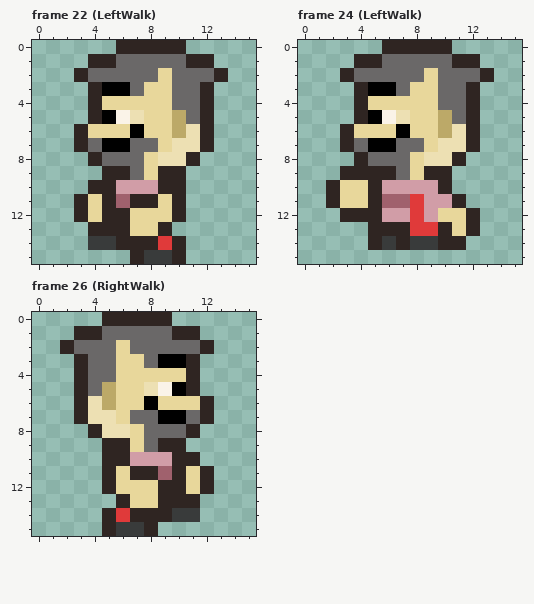
File history of a pixel-art file, Assets/Sprites/Character/16x16 Idle.aseprite. The picture above was drawn from the file before the commit.
16x16 pixels, 32 frames. Shown: frame 22 (LeftWalk), frame 24 (LeftWalk), frame 26 (RightWalk). The commit also changed other frames, which this record leaves out.
After the commit:
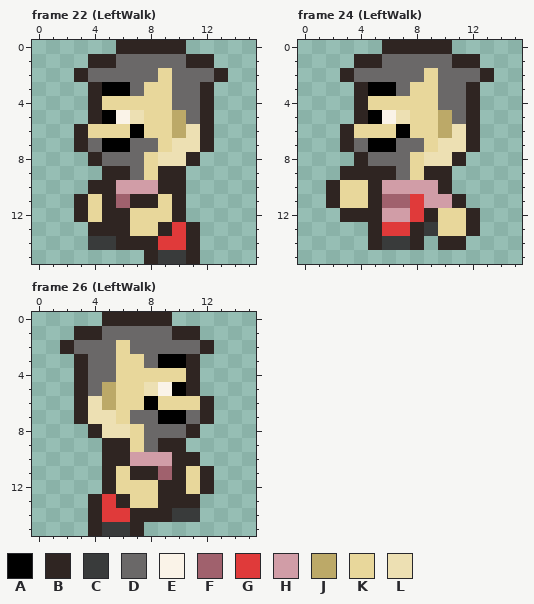
Palette (. is transparent): A #000000  B #2f2522  C #393b3b  D #6a6868  E #faf3e8  F #a0616d  G #e03a3a  H #d19da7  J #bca968  K #e8d79b  L #ede0b3
Commit message: CetusWalk Done, Starting Dialouge
What changed:
Frame 22 (LeftWalk):
There is now colour B in rows 13 to 15 at x 11.
The edit turns colour C into colour B in row 15 at x 8.
The edit turns colour B into colour C in row 15 at x 10.
There is now colour G in row 13 at x 10.
The edit turns colour B into colour G in row 14 at x 10.
The author cleared colour B in row 15 at x 7.
Frame 24 (LeftWalk):
The edit turns colour C into colour B in row 14 at x 8.
The edit turns colour G into colour B in row 13 at x 8.
The edit turns colour H into colour B in row 12 at x 9.
The edit turns colour B into colour C in row 14 at x 7.
The edit turns colour G into colour C in row 13 at x 9.
The edit turns colour B into colour G in row 13 at x 6 to 7.
The edit turns colour B into colour K in row 13 at x 10.
The author cleared colour C in row 14 at x 9.
Frame 26 (LeftWalk):
There is now colour B in rows 13 to 15 at x 4.
The edit turns colour C into colour B in row 15 at x 7.
The edit turns colour B into colour C in row 15 at x 5.
There is now colour G in row 13 at x 5.
The edit turns colour B into colour G in row 14 at x 5.
The author cleared colour B in row 15 at x 8.
